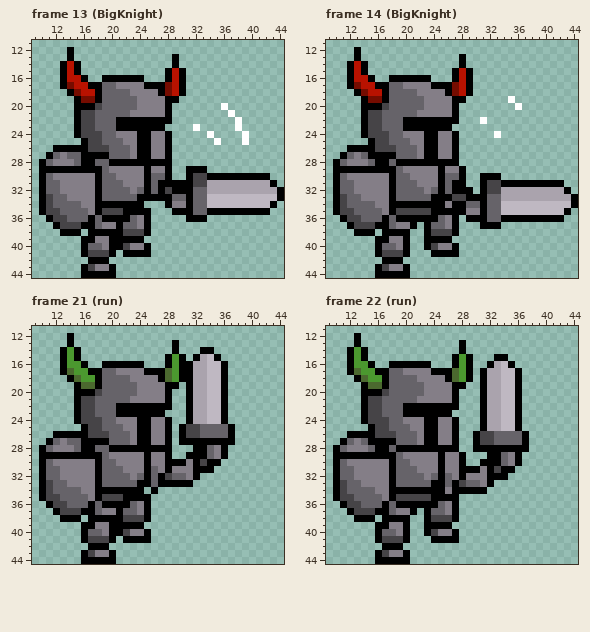
File history of a pixel-art file, oscourge_pixelart/Sprites/aseprite_files/knight.aseprite. The first picture shows the starting point.
45x45 pixels, 32 frames. Shown: frame 13 (BigKnight): x 9..44, y 11..44; frame 14 (BigKnight): x 9..44, y 11..44; frame 21 (run): x 9..44, y 11..44; frame 22 (run): x 9..44, y 11..44.
Once edited:
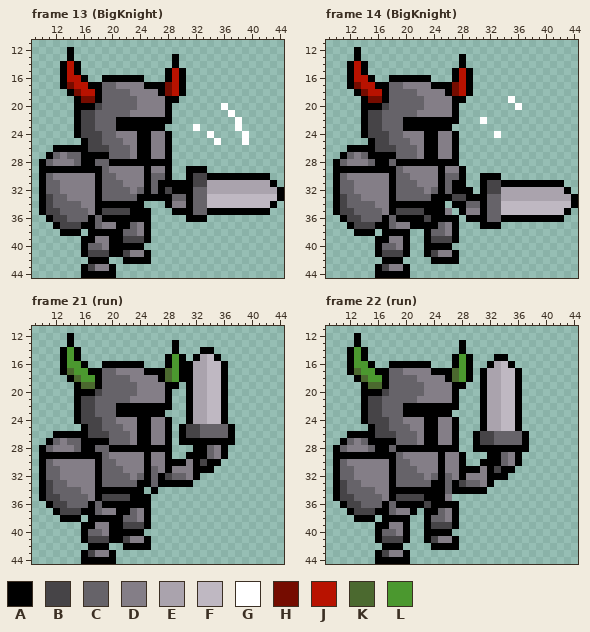
Palette (. is transparent): A #000000  B #464447  C #666369  D #847e87  E #aaa3ad  F #bfb8c2  G #ffffff  H #750c00  J #b81200  K #4b692f  L #4b982f
From old to new:
Changed rows in their new state; - is an unchanged pixel.
Frame 13 (BigKnight), layer "Layer 1":
first column x 21:
35 -B---
36 --AA-
37 -A---
38 -CCD-
39 -BBBA
40 -AAA.
41 ABDD-
42 -AAAA
Frame 14 (BigKnight), layers "Layer 1", "knight":
first column x 22:
34 ----.-
35 -A--D.
36 -B-AA-
37 A-A---
38 --CCD-
39 --BBBA
40 --AAA.
41 -ABDD-
42 --AAAA
Frame 21 (run), layer "Layer 1": the same change as frame 13 (BigKnight)
Frame 22 (run), layer "Layer 1":
first column x 23:
34 ---C-
35 A--D.
36 B-AA-
37 -A---
38 -CCD-
39 -BBBA
40 -AAA.
41 ABDD-
42 -AAAA
Pixel boxes of the changes (left, top, right, bottom) in both pictures:
changed: (116, 208, 151, 264)
changed: (417, 201, 459, 264)
changed: (116, 494, 151, 550)
changed: (424, 487, 459, 550)
